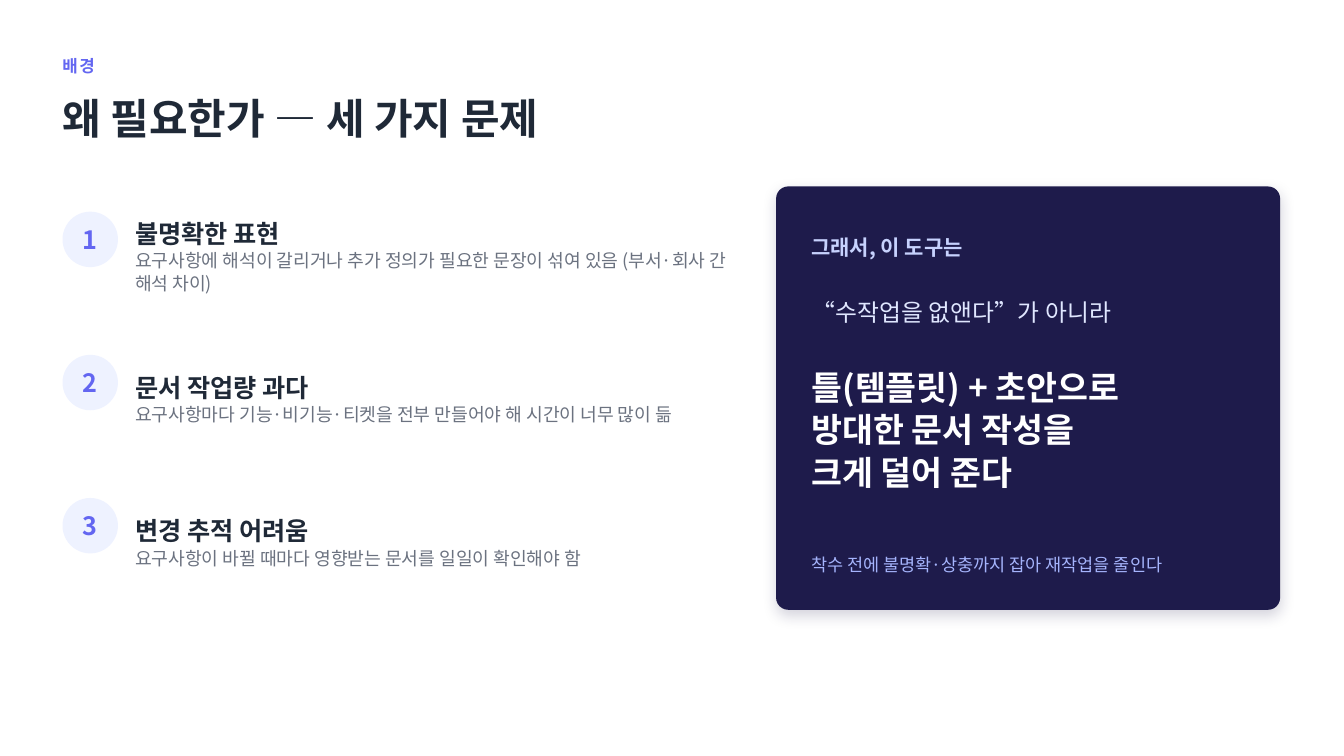
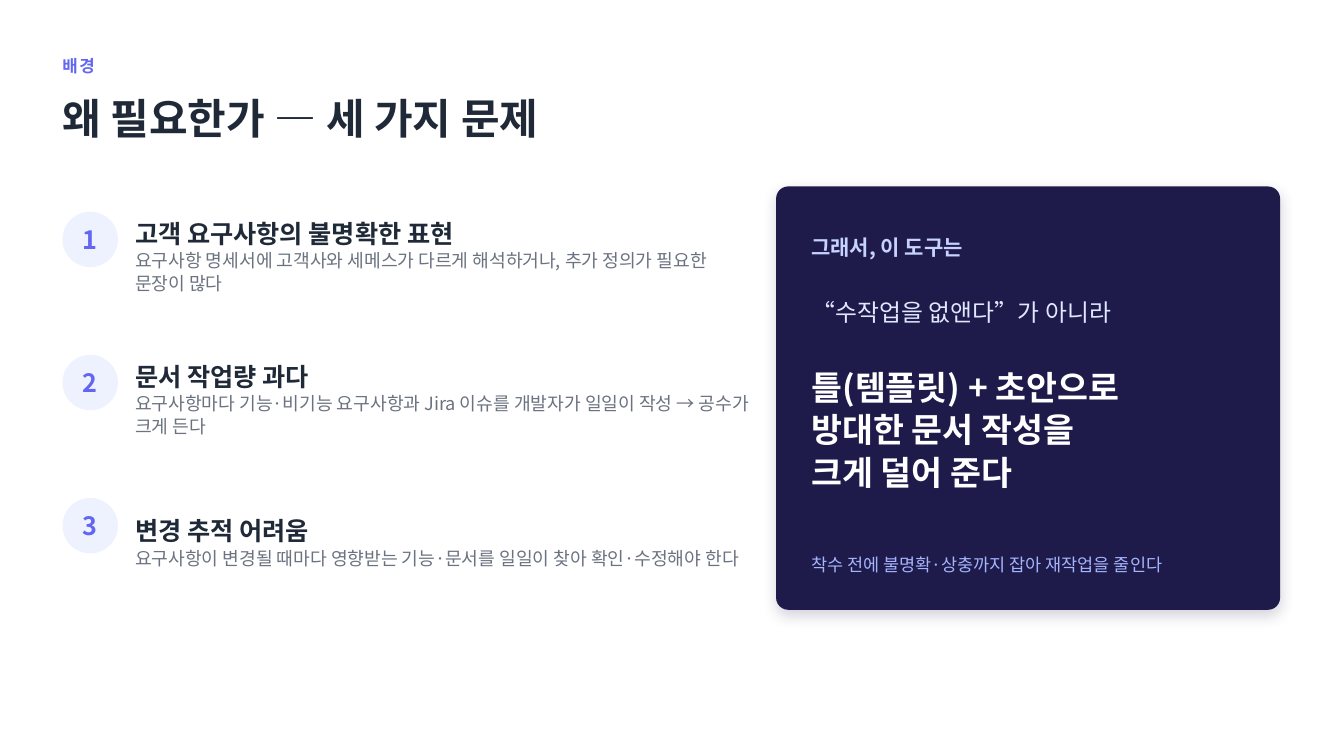
Before and after one commit to jihunhan98/semes-superrookie, a slide deck: slide 2 of docs/진행공유_요구사항자동화.pptx. Drawn at 1344x756 pixels with LibreOffice and Linux fonts; fonts in the diff are those of the drawing. Boxes give left, top, right and bottom in pixels: in the first picture for what was removed or moved away, otherwise in the second. Text is boxed around its words. In the diff, an @@ line names an element or a change of style, - is before the commit and + after.

```diff
--- a/docs/진행공유_요구사항자동화.pptx
+++ b/docs/진행공유_요구사항자동화.pptx
@@ text at (135, 221, 707, 292): text changed @@
-불명확한 표현
-요구사항에 해석이 갈리거나 추가 정의가 필요한 문장이 섞여 있음 (부서·회사 간 해석 차이)
+고객 요구사항의 불명확한 표현
+요구사항 명세서에 고객사와 세메스가 다르게 해석하거나, 추가 정의가 필요한 문장이 많다
@@ text at (135, 365, 749, 435): text changed @@
-문서 작업량 과다
-요구사항마다 기능·비기능·티켓을 전부 만들어야 해 시간이 너무 많이 듦
+문서 작업량 과다
+요구사항마다 기능·비기능 요구사항과 Jira 이슈를 개발자가 일일이 작성 → 공수가 크게 든다
@@ text at (135, 519, 738, 567): text changed @@
-변경 추적 어려움
-요구사항이 바뀔 때마다 영향받는 문서를 일일이 확인해야 함
+변경 추적 어려움
+요구사항이 변경될 때마다 영향받는 기능·문서를 일일이 찾아 확인·수정해야 한다
```
Also in this commit, not shown: 2 other slides changed, 1 other file.
